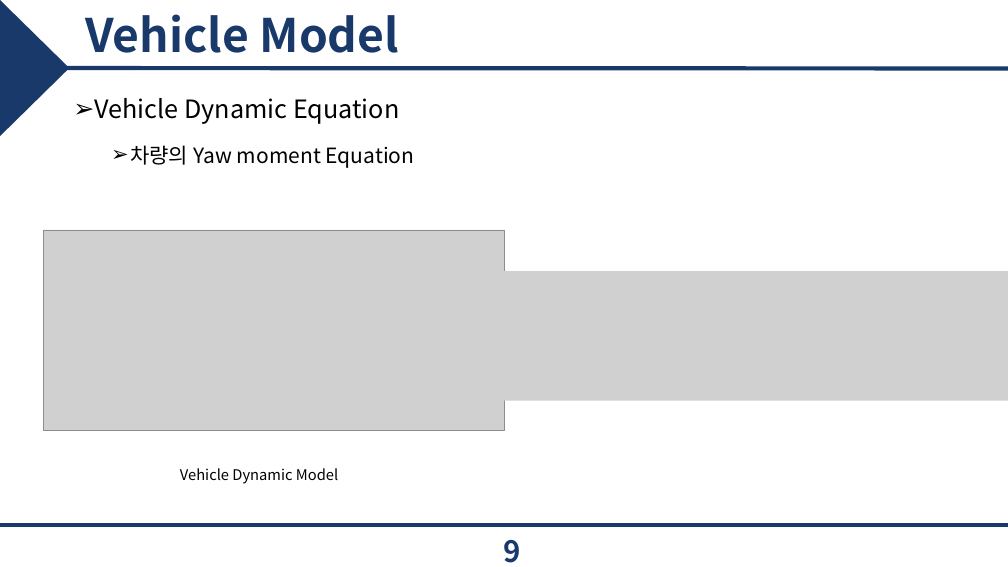
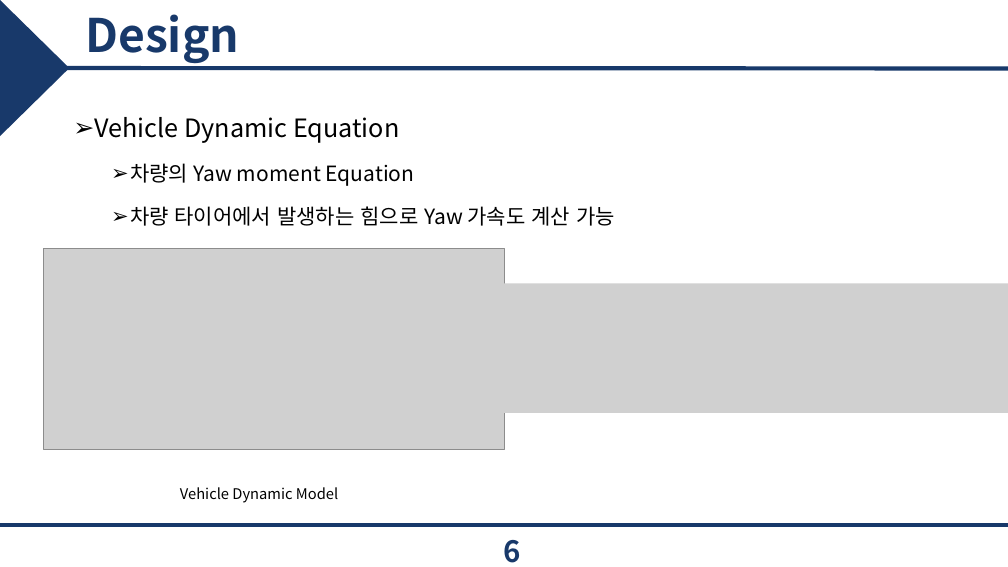
Before and after one commit to epoxx-arch/Torque_vectoringthesis, a slide deck: slide 6 of 졸업 논문/JCCI 발표.pptx (slide 9 before the commit). Drawn at 1008x567 pixels with LibreOffice and Linux fonts; fonts in the diff are those of the drawing; grey boxes stand for pictures; background and template pictures are left out. Boxes give left, top, right and bottom in pixels: in the first picture for what was removed or moved away, otherwise in the second. Text is boxed around its words. In the diff, an @@ line names an element or a change of style, - is before the commit and + after.

```diff
--- a/졸업 논문/JCCI 발표.pptx
+++ b/졸업 논문/JCCI 발표.pptx
@@ title at (x1=85, y1=14, x2=239, y2=64): text changed @@
-Vehicle Model
+Design
@@ text at (x1=94, y1=117, x2=399, y2=143): line spacing 0.9 to 1.5 @@
@@ text at (x1=130, y1=206, x2=615, y2=226): paragraph added @@
+  ➢ 차량 타이어에서 발생하는 힘으로 Yaw 가속도 계산 가능
@@ picture moved from (x1=44, y1=230, x2=504, y2=431) to (x1=44, y1=248, x2=504, y2=449) @@
@@ picture resized from (x1=444, y1=271, x2=1008, y2=401) to (x1=448, y1=284, x2=1008, y2=413) @@
@@ text "Vehicle Dynamic Model" moved from (x1=180, y1=468, x2=338, y2=484) to (x1=180, y1=487, x2=338, y2=503) @@
@@ page number at (x1=503, y1=540, x2=520, y2=563): text changed @@
-9
+6
```
Also in this commit, not shown: 10 other slides changed, 7 slides added, 5 slides removed, 27 other files.
